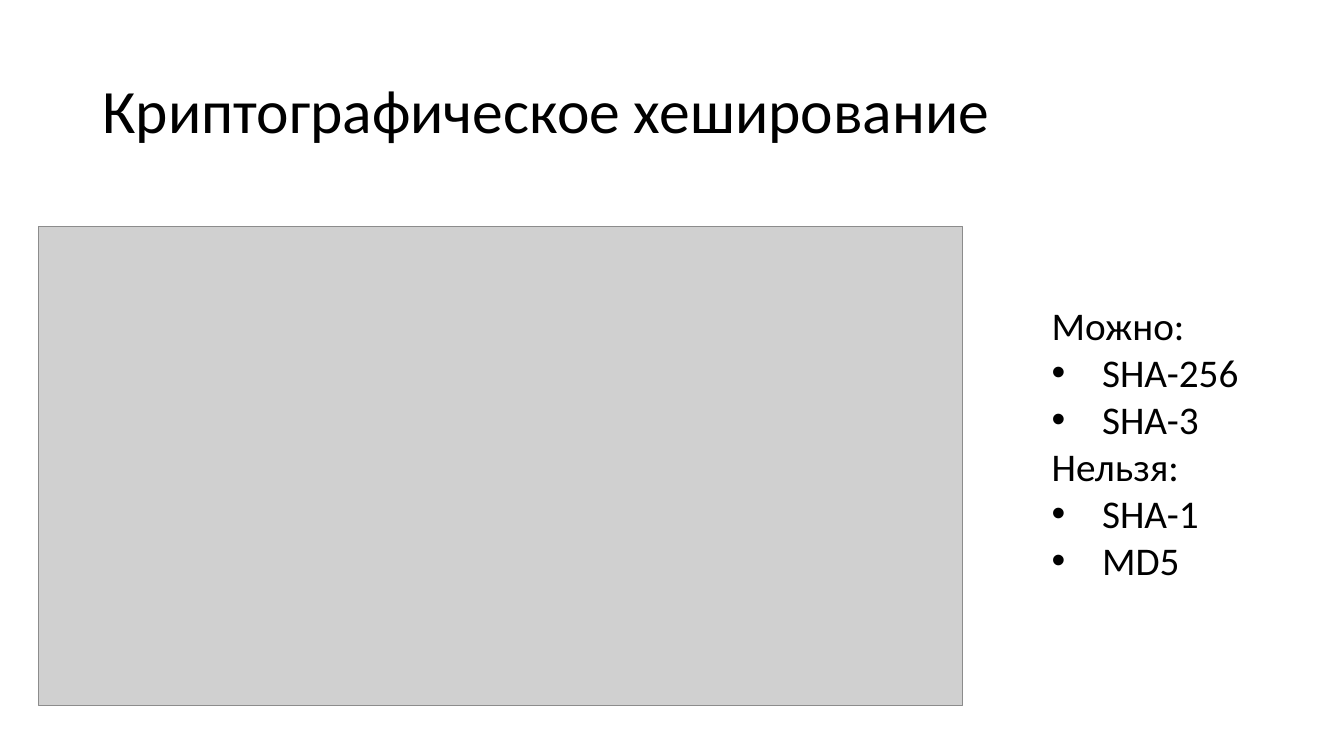
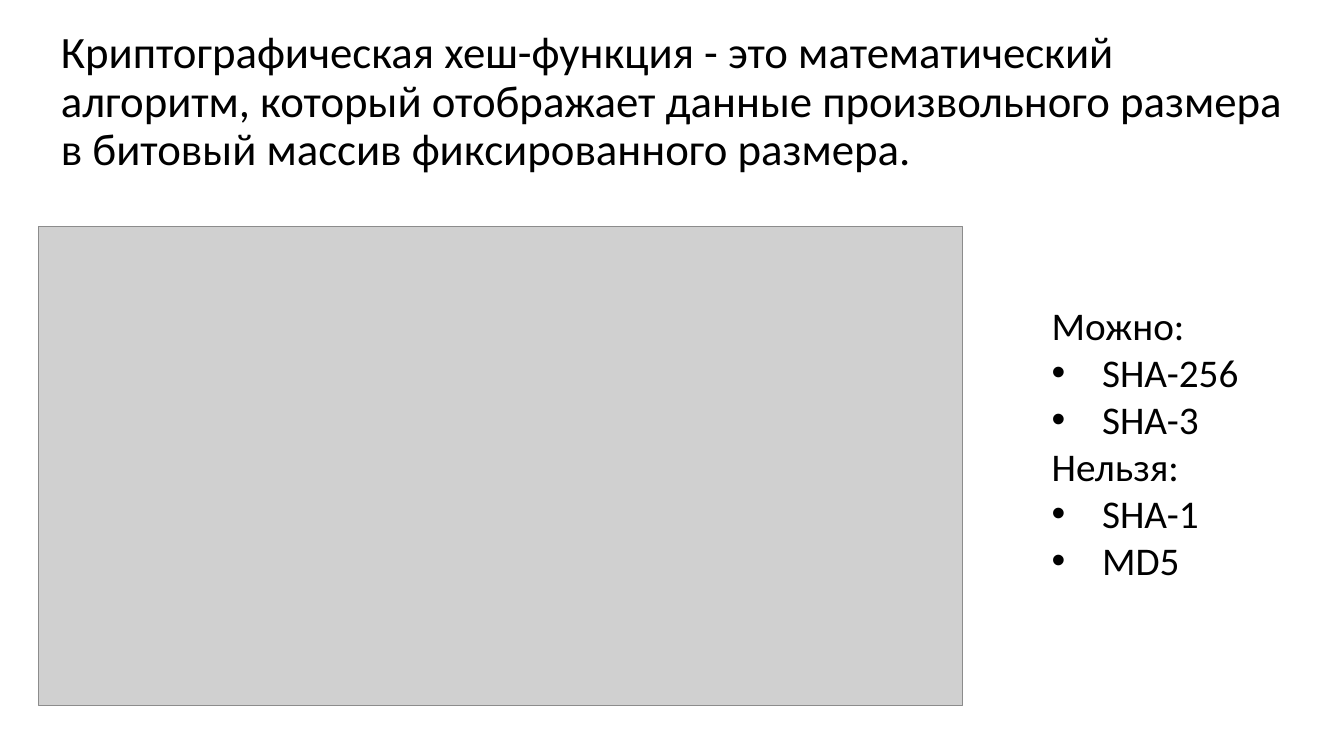
Before and after one commit to gas533/itn, a slide deck: slide 33 of 1.9 Application Layer/1.9 Application Layer.pptx (slide 28 before the commit). Drawn at 1344x756 pixels with LibreOffice and Linux fonts; fonts in the diff are those of the drawing; grey boxes stand for pictures. Boxes give left, top, right and bottom in pixels: in the first picture for what was removed or moved away, otherwise in the second. Text is boxed around its words. In the diff, an @@ line names an element or a change of style, - is before the commit and + after.

```diff
--- a/1.9 Application Layer/1.9 Application Layer.pptx
+++ b/1.9 Application Layer/1.9 Application Layer.pptx
@@ title at box(61, 37, 1281, 173): text changed; size 44 to 32 pt @@
-Криптографическое хеширование
+Криптографическая хеш-функция - это математический алгоритм, который отображает данные произвольного размера в битовый массив фиксированного размера.
```
Also in this commit, not shown: 6 other slides changed, 7 slides added, 3 slides removed, 1 other file.
